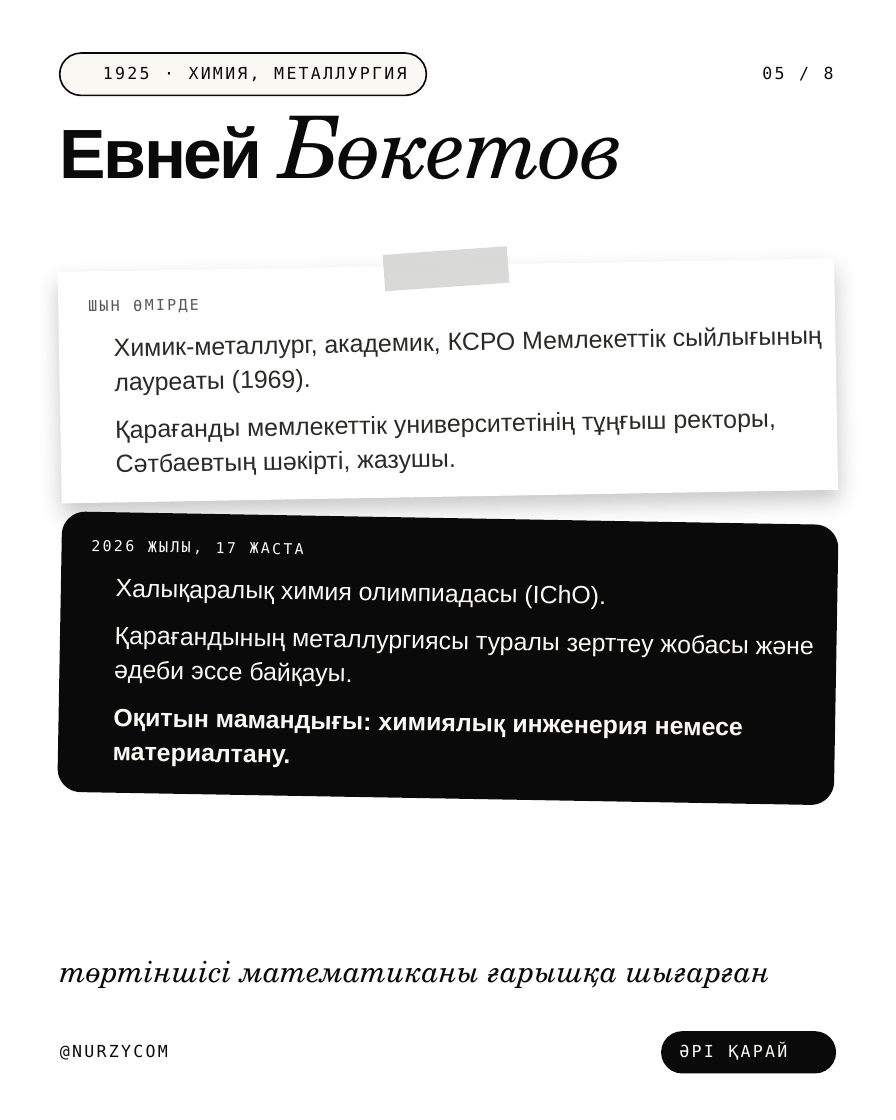
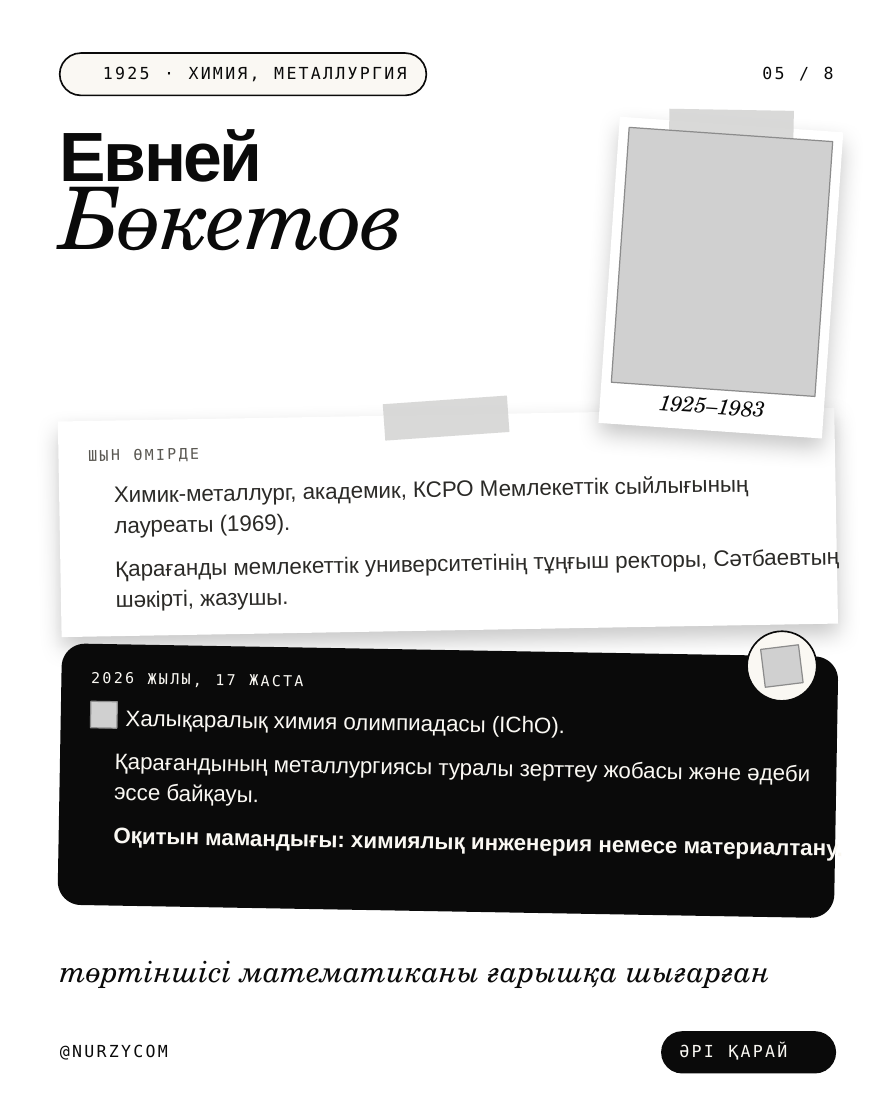
Before and after one commit to galiandojonathan-ship-it1/nurzycom_brand, a slide deck: slide 5 of social/pptx/kz-scientists.pptx. Drawn at 896x1120 pixels with LibreOffice and Linux fonts; fonts in the diff are those of the drawing; grey boxes stand for pictures; background and template pictures are left out. Boxes give left, top, right and bottom in pixels: in the first picture for what was removed or moved away, otherwise in the second. Text is boxed around its words. In the diff, an @@ line names an element or a change of style, - is before the commit and + after.

```diff
--- a/social/pptx/kz-scientists.pptx
+++ b/social/pptx/kz-scientists.pptx
@@ rectangle added at bbox=[599, 117, 844, 439], fill #FFFFFF @@
@@ rectangle added at bbox=[669, 109, 794, 148], fill #D5D5D4 at 90% opacity @@
@@ text "Евней Бөкетов" rewrapped from bbox=[60, 115, 625, 180] to bbox=[60, 129, 405, 251] @@
@@ picture added at bbox=[611, 127, 833, 396] @@
@@ text added at bbox=[658, 389, 764, 417], 13 pt, text #0A0A0A, italic @@
+1925–1983
@@ rectangle: place and size @@
-rectangle at bbox=[58, 258, 838, 504]
+rectangle at bbox=[58, 408, 838, 638]
@@ rectangle: place and size @@
-rectangle at bbox=[382, 247, 509, 292]
+rectangle at bbox=[382, 396, 509, 442]
@@ text "ШЫН ӨМІРДЕ": place and size @@
-text "ШЫН ӨМІРДЕ" at bbox=[88, 299, 198, 313]
+text "ШЫН ӨМІРДЕ" at bbox=[88, 448, 199, 462]
@@ text "Химик-металлург, академик, КСРО Мемлекеттік сыйлығының ...": place and size @@
-text "Химик-металлург, академик, КСРО Мемлекеттік сыйлығының ..." at bbox=[114, 327, 822, 395]
+text "Химик-металлург, академик, КСРО Мемлекеттік сыйлығының ..." at bbox=[114, 476, 749, 538]
@@ text "Қарағанды мемлекеттік университетінің тұңғыш ректоры, ...": place and size @@
-text "Қарағанды мемлекеттік университетінің тұңғыш ректоры, ..." at bbox=[115, 412, 776, 475]
+text "Қарағанды мемлекеттік университетінің тұңғыш ректоры, ..." at bbox=[115, 553, 707, 611]
@@ ellipse added at bbox=[743, 627, 820, 704], fill #FAF8F3, outline #0A0A0A 1 pt @@
@@ rounded rectangle: place and size @@
-rounded rectangle at bbox=[57, 512, 839, 806]
+rounded rectangle at bbox=[58, 643, 838, 918]
@@ rounded rectangle at bbox=[58, 643, 838, 918]: proportions changed @@
@@ picture added at bbox=[761, 645, 804, 688] @@
@@ text "2026 ЖЫЛЫ, 17 ЖАСТА": place and size @@
-text "2026 ЖЫЛЫ, 17 ЖАСТА" at bbox=[91, 540, 304, 555]
+text "2026 ЖЫЛЫ, 17 ЖАСТА" at bbox=[91, 672, 303, 687]
@@ picture added at bbox=[91, 701, 117, 728] @@
@@ size 15 to 13.5 pt; line spacing 20.7pt to 18.4pt in 5 elements at bbox=[113, 827, 677, 856], bbox=[114, 753, 741, 806], bbox=[115, 553, 707, 611], bbox=[114, 476, 749, 538], bbox=[125, 710, 565, 738] @@
@@ text "Халықаралық химия олимпиадасы (IChO).": place and size @@
-text "Халықаралық химия олимпиадасы (IChO)." at bbox=[116, 579, 606, 609]
+text "Халықаралық химия олимпиадасы (IChO)." at bbox=[125, 710, 565, 738]
@@ text "Қарағандының металлургиясы туралы зерттеу жобасы ...": place and size @@
-text "Қарағандының металлургиясы туралы зерттеу жобасы ..." at bbox=[114, 627, 814, 686]
+text "Қарағандының металлургиясы туралы зерттеу жобасы ..." at bbox=[114, 753, 741, 806]
@@ text "Оқитын мамандығы: химиялық инженерия немесе ...": place and size @@
-text "Оқитын мамандығы: химиялық инженерия немесе ..." at bbox=[113, 709, 743, 767]
+text "Оқитын мамандығы: химиялық инженерия немесе ..." at bbox=[113, 827, 677, 856]
```
Also in this commit, not shown: 5 other slides changed, 19 other files.
